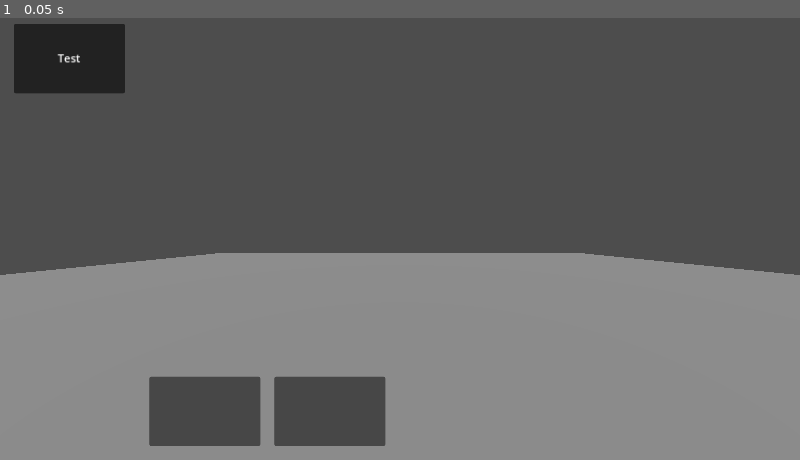
Above: before the commit, frame 1.
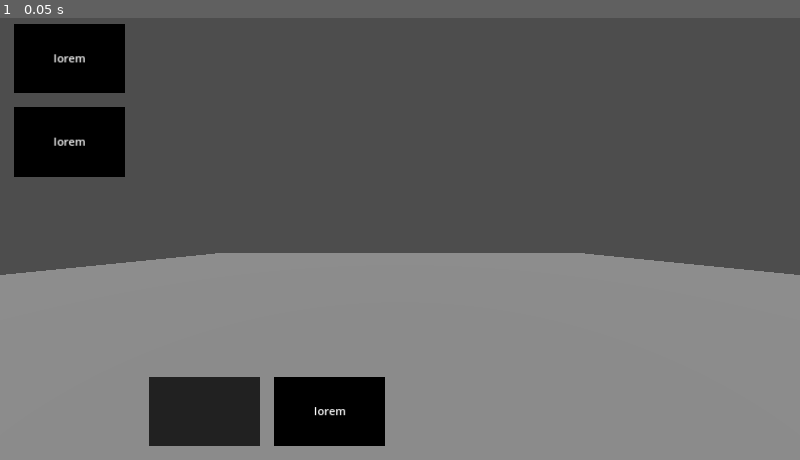
Above: after the commit, the same moment.

Repository: ZeAntwan/LD53
Game: Godot game, scene res://scenes/game.tscn
The game is run twice, just before and just after one commit, with the same random seed, the same clock (stepped at 60 frames per second) and the same inputs.
Inputs:
- Up to frame 1 (0.05 s): no input

The runs differ from the first frame. In frame 1, 8.7% of the frame differs, in the area x 1-49%, y 1-97%.

Commit message:
Headline ressource and updating drop zone data

Diff:
--- a/scenes/ui.tscn
+++ b/scenes/ui.tscn
@@ -31,12 +31,21 @@
 
 [node name="VBoxContainer" type="VBoxContainer" parent="LeftBar/MarginContainer"]
 layout_mode = 2
+mouse_filter = 2
 theme_override_constants/separation = 20
 
 [node name="DropZone" parent="LeftBar/MarginContainer/VBoxContainer" groups=["drop_zone"] instance=ExtResource("1_mi2bh")]
 layout_mode = 2
 
 [node name="NewsItem2" parent="LeftBar/MarginContainer/VBoxContainer/DropZone" instance=ExtResource("2_lpb1i")]
+layout_mode = 0
+grow_horizontal = 1
+grow_vertical = 1
+
+[node name="DropZone2" parent="LeftBar/MarginContainer/VBoxContainer" groups=["drop_zone"] instance=ExtResource("1_mi2bh")]
+layout_mode = 2
+
+[node name="NewsItem2" parent="LeftBar/MarginContainer/VBoxContainer/DropZone2" instance=ExtResource("2_lpb1i")]
 layout_mode = 0
 grow_horizontal = 1
 grow_vertical = 1
@@ -51,6 +60,7 @@
 anchor_bottom = 1.0
 grow_horizontal = 0
 grow_vertical = 0
+mouse_filter = 2
 
 [node name="MarginContainer" type="MarginContainer" parent="BottomBar"]
 layout_mode = 1
@@ -70,6 +80,7 @@
 
 [node name="HBoxContainer" type="HBoxContainer" parent="BottomBar/MarginContainer"]
 layout_mode = 2
+mouse_filter = 2
 theme_override_constants/separation = 20
 
 [node name="DropZone" parent="BottomBar/MarginContainer/HBoxContainer" groups=["drop_zone"] instance=ExtResource("1_mi2bh")]
@@ -77,3 +88,7 @@
 
 [node name="DropZone2" parent="BottomBar/MarginContainer/HBoxContainer" groups=["drop_zone"] instance=ExtResource("1_mi2bh")]
 layout_mode = 2
+
+[node name="NewsItem2" parent="BottomBar/MarginContainer/HBoxContainer/DropZone2" instance=ExtResource("2_lpb1i")]
+grow_horizontal = 1
+grow_vertical = 1
--- a/scenes/ui/drop_zone.tscn
+++ b/scenes/ui/drop_zone.tscn
@@ -1,13 +1,30 @@
-[gd_scene load_steps=2 format=3 uid="uid://h1um88c2nc4y"]
+[gd_scene load_steps=3 format=3 uid="uid://h1um88c2nc4y"]
+
+[ext_resource type="Script" path="res://scripts/ui/DropZone.gd" id="1_gf7qa"]
 
 [sub_resource type="RectangleShape2D" id="RectangleShape2D_xkdb8"]
 size = Vector2(160, 100)
 
-[node name="DropZone" type="Panel"]
+[node name="DropZone" type="Control"]
 custom_minimum_size = Vector2(160, 100)
+layout_mode = 3
+anchors_preset = 0
+mouse_filter = 1
 mouse_force_pass_scroll_events = false
+script = ExtResource("1_gf7qa")
+
+[node name="ColorRect" type="ColorRect" parent="."]
+layout_mode = 1
+anchors_preset = 15
+anchor_right = 1.0
+anchor_bottom = 1.0
+grow_horizontal = 2
+grow_vertical = 2
+mouse_filter = 2
+color = Color(0, 0, 0, 0.764706)
 
 [node name="Area2D" type="Area2D" parent="."]
+input_pickable = false
 
 [node name="CollisionShape2D" type="CollisionShape2D" parent="Area2D"]
 position = Vector2(80, 50)
--- a/scenes/ui/news_item.tscn
+++ b/scenes/ui/news_item.tscn
@@ -5,14 +5,28 @@
 [sub_resource type="RectangleShape2D" id="RectangleShape2D_xkdb8"]
 size = Vector2(160, 100)
 
-[node name="NewsItem2" type="Panel"]
+[node name="NewsItem" type="Control"]
+z_index = 1
 custom_minimum_size = Vector2(150, 100)
+layout_mode = 3
+anchors_preset = 0
 offset_right = 160.0
 offset_bottom = 100.0
 grow_horizontal = 2
 grow_vertical = 2
+mouse_filter = 2
 mouse_force_pass_scroll_events = false
 script = ExtResource("1_efnsu")
+
+[node name="ColorRect" type="ColorRect" parent="."]
+layout_mode = 1
+anchors_preset = 15
+anchor_right = 1.0
+anchor_bottom = 1.0
+grow_horizontal = 2
+grow_vertical = 2
+mouse_filter = 2
+color = Color(0, 0, 0, 1)
 
 [node name="Area2D" type="Area2D" parent="."]
 
@@ -32,3 +46,5 @@
 
 [connection signal="gui_input" from="." to="." method="_on_gui_input"]
 [connection signal="mouse_entered" from="." to="." method="_on_mouse_entered"]
+[connection signal="input_event" from="Area2D" to="." method="_on_area_2d_input_event"]
+[connection signal="mouse_entered" from="Area2D" to="." method="_on_area_2d_mouse_entered"]
--- a/scripts/NewsItem.gd
+++ b/scripts/NewsItem.gd
@@ -5,9 +5,13 @@
 
 @onready var area = $Area2D
 @onready var parent = get_parent()
+@onready var label = $Label
+
+@onready var headline = Headline.new()
 
 # Called when the node enters the scene tree for the first time.
 func _ready():
+	label.text = headline.text
 	print(get_rect())
 	pass # Replace with function body.
 
@@ -35,3 +39,25 @@
 
 func _on_mouse_entered():
 	pass # Replace with function body.
+
+
+func _on_area_2d_mouse_entered():
+	print("test")
+	pass # Replace with function body.
+
+
+func _on_area_2d_input_event(viewport, event, shape_idx):
+	if Input.is_action_just_pressed("select"):
+		selected = true
+		mouseOffset = global_position - get_global_mouse_position()
+	if Input.is_action_just_released("select"):
+		selected = false
+		var overlap = area.get_overlapping_areas()
+		if (!overlap.is_empty()):
+			if overlap[0].get_parent().is_in_group("drop_zone"):
+				parent.remove_child(self)
+				parent.update_headline()
+				parent = overlap[0].get_parent()
+				parent.add_child(self)
+				parent.update_headline(headline)
+		position = Vector2.ZERO
--- /dev/null
+++ b/scripts/ressources/Headline.gd
@@ -0,0 +1,16 @@
+extends Resource
+class_name Headline
+
+@export var text: String
+@export var stat_rating: int
+@export var stat_stock: int
+@export var stat_public: int
+
+# Make sure that every parameter has a default value.
+# Otherwise, there will be problems with creating and editing
+# your resource via the inspector.
+func _init(p_text = "lorem", p_stat_rating = 0, p_stat_stock = 0, p_stat_public = 0):
+	text = p_text
+	stat_rating = p_stat_rating
+	stat_stock = p_stat_stock
+	stat_public = p_stat_public
--- /dev/null
+++ b/scripts/ui/DropZone.gd
@@ -0,0 +1,20 @@
+extends Control
+
+var headline = Headline
+
+# Called when the node enters the scene tree for the first time.
+func _ready():
+	pass # Replace with function body.
+
+
+# Called every frame. 'delta' is the elapsed time since the previous frame.
+func _process(delta):
+	pass
+
+func update_headline(h: Headline = null):
+	headline = h
+	if headline != null:
+		$ColorRect.color = Color.GREEN
+	else:
+		$ColorRect.color = Color.RED
+	pass
